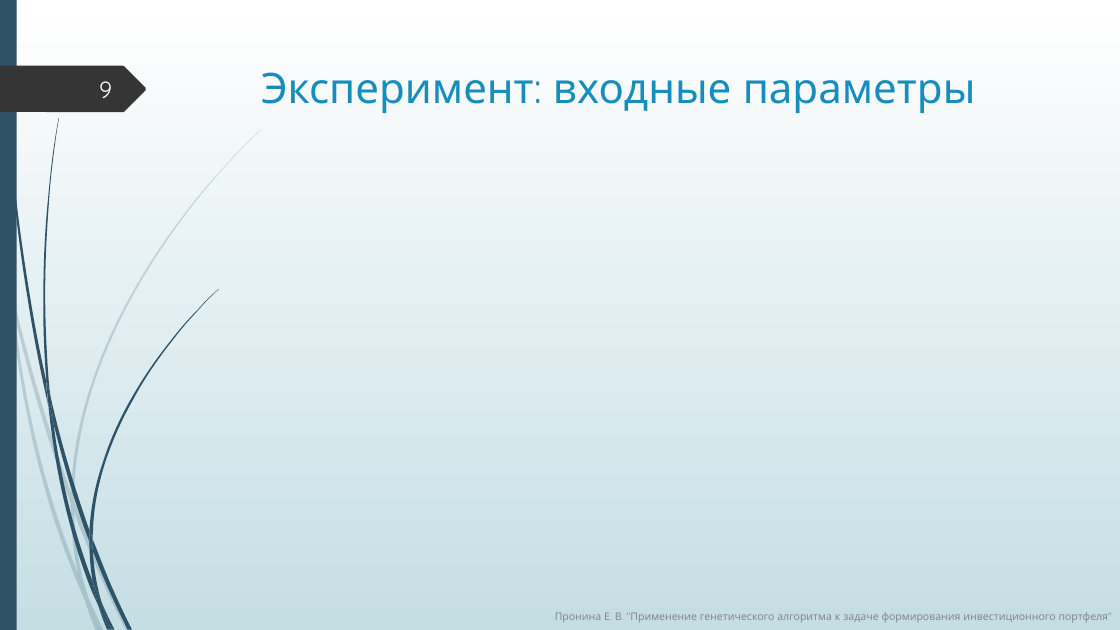
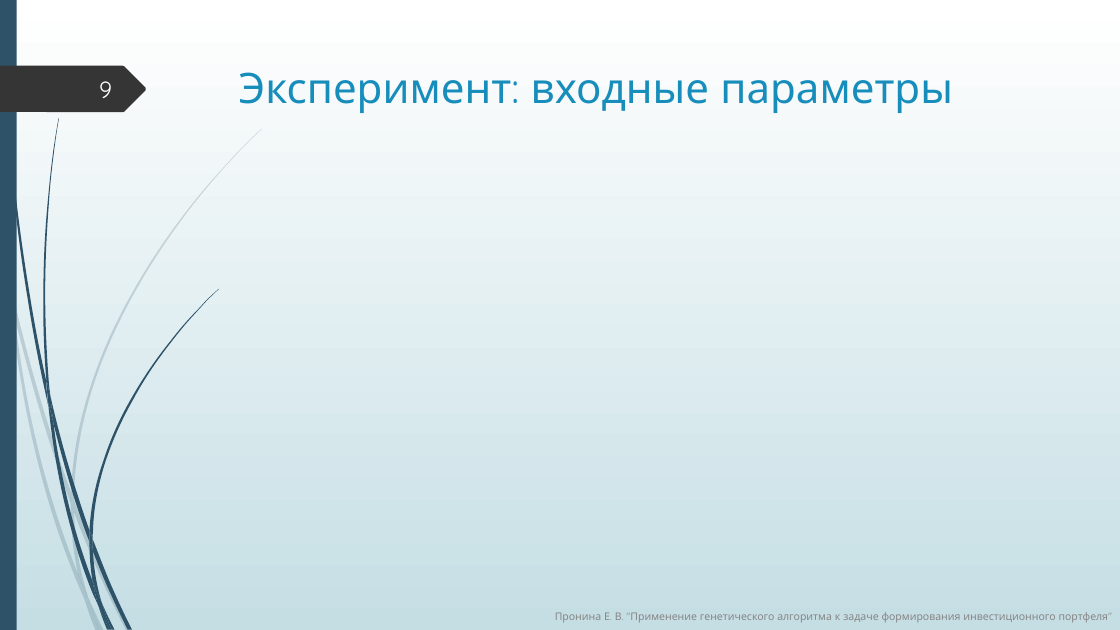
Before and after one commit to ElizJogar/Knapsack-Problems, a slide deck: slide 9 of diploma.pptx. Drawn at 1120x630 pixels with LibreOffice and Linux fonts; fonts in the diff are those of the drawing; grey boxes stand for pictures. Boxes give left, top, right and bottom in pixels: in the first picture for what was removed or moved away, otherwise in the second. Text is boxed around its words. In the diff, an @@ line names an element or a change of style, - is before the commit and + after.

```diff
--- a/diploma.pptx
+++ b/diploma.pptx
@@ title "Эксперимент: входные параметры": place and size @@
-title "Эксперимент: входные параметры" at [261,72,976,113]
+title "Эксперимент: входные параметры" at [239,72,953,113]
```
Also in this commit, not shown: 6 other slides changed, 13 other files.
